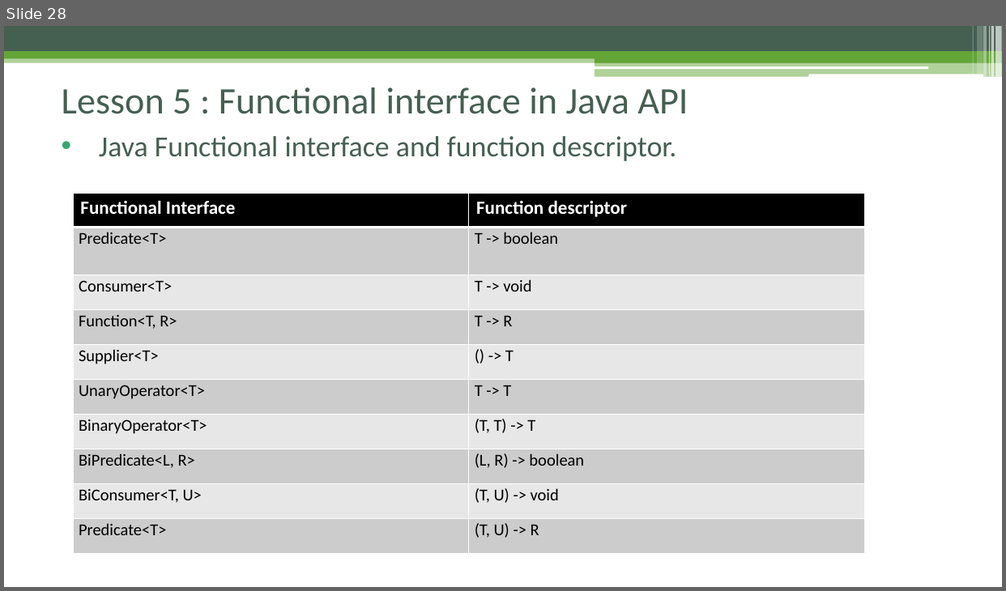
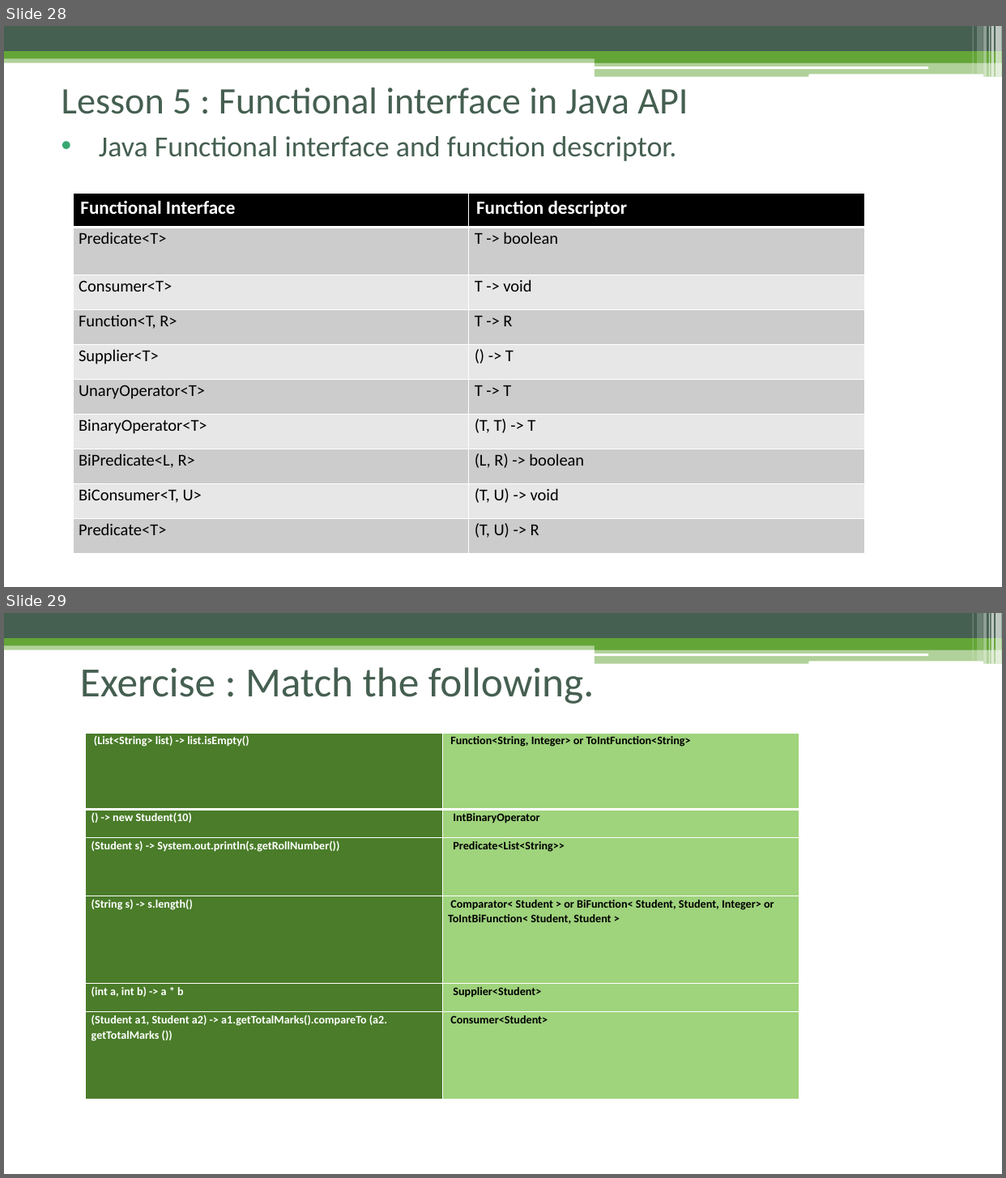
Before and after one commit to rajesh-parab/training, a slide deck: FUNCTIONAL_JAVA/Lambdas/Lambdas.pptx. Shown one above the other, each under a label of ours: slide 28 before the commit, slides 28 and 29 after it. The pictures are 1006x591 and 1006x1178 pixels, drawn with LibreOffice and Linux fonts; fonts in the diff are those of the drawing. Boxes give left, top, right and bottom in pixels: in the first picture for what was removed or moved away, otherwise in the second. Text is boxed around its words. In the diff, an @@ line names an element or a change of style, - is before the commit and + after.

```diff
--- a/FUNCTIONAL_JAVA/Lambdas/Lambdas.pptx
+++ b/FUNCTIONAL_JAVA/Lambdas/Lambdas.pptx
@@ slide 29 added at [4,613,1002,1174], background #FFFFFF; not listed: 13 template elements that a slide beside it also shows @@
@@ title added at [80,667,594,704], 40 pt, text #455F51 @@
+Exercise : Match the following.
@@ table added at [86,733,799,1100], 6 rows, 2 columns @@
+(List<String> list) -> list.isEmpty() | Function<String, Integer> or ToIntFunction<String>
+() -> new Student(10) | IntBinaryOperator
+(Student s) -> System.out.println(s.getRollNumber()) | Predicate<List<String>>
+(String s) -> s.length() | Comparator< Student > or BiFunction< Student, Student, Integer> or ToIntBiFunction< Student, Student >
+(int a, int b) -> a * b | Supplier<Student>
+(Student a1, Student a2) -> a1.getTotalMarks().compareTo (a2. getTotalMarks ()) | Consumer<Student>
```
Also in this commit, not shown: 1 slide changed, 11 other files.
